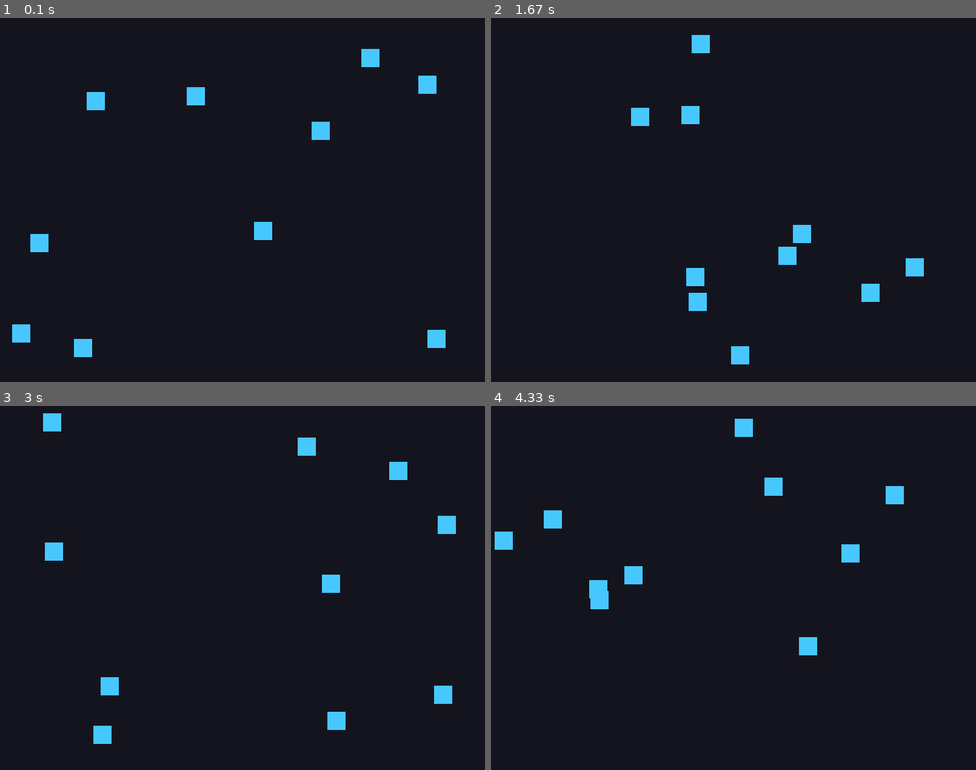
Above: before the commit, frames 1-4 (two rows, left to right).
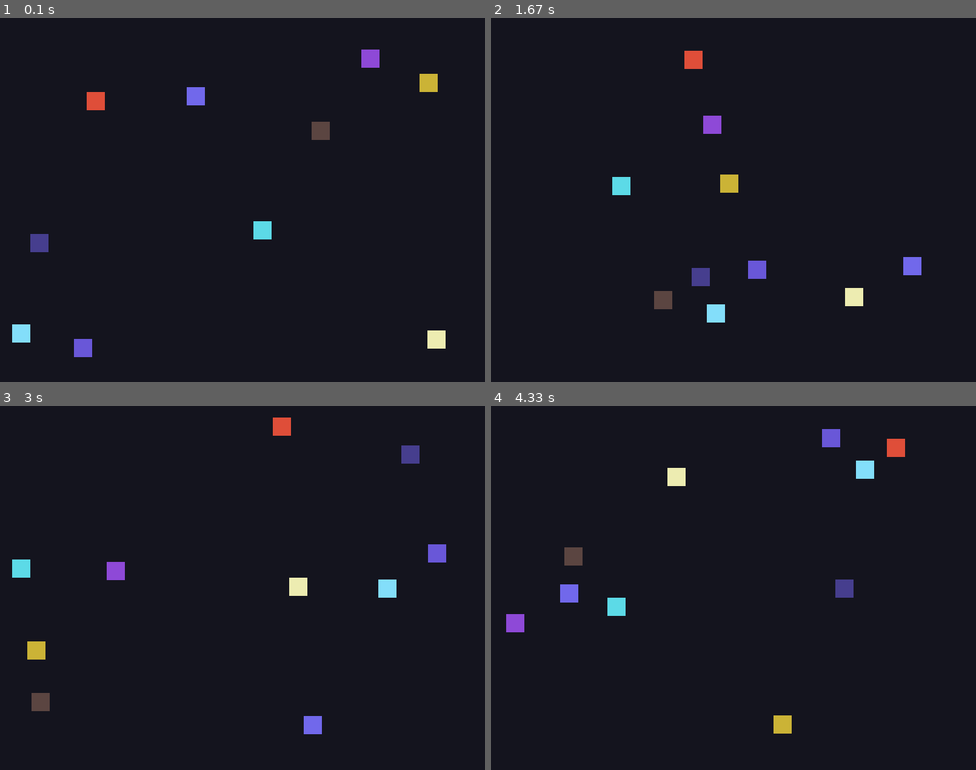
Above: after the commit, the same moments.

Repository: JustinDCosta/lab10-updated-pygame
Game: pygame game, started from main.py
Two runs of this game, one before a commit and one after it. Both use one fixed random seed, a clock stepped at 60 frames per second and the inputs below.
Inputs:
- Up to frame 1 (0.1 s): no input
- Up to frame 2 (1.67 s): no input
- Up to frame 3 (3 s): no input
- Up to frame 4 (4.33 s): no input

The runs differ from the first frame. In frame 1, 1.8% of the frame differs, in the area x 2-92%, y 8-94%; in frame 2, 3.4%; in frame 3, 3.7%, in the area x 2-94%, y 2-93%; in frame 4, 3.7%.

Commit message:
Add comprehensive test suite for pygame square movement

Diff:
--- a/main.py
+++ b/main.py
@@ -10,7 +10,6 @@
 from dataclasses import dataclass
 
 import pygame
-
 
 # Canvas settings
 SCREEN_WIDTH: int = 800
@@ -27,101 +26,117 @@
 
 @dataclass
 class Square:
-	"""Holds square position and velocity."""
+    """Holds square position and velocity."""
 
-	x: float
-	y: float
-	vx: float
-	vy: float
-	size: int = SQUARE_SIZE
+    x: float
+    y: float
+    vx: float
+    vy: float
+    color: tuple[int, int, int]  # Added to support the color TODO below
+    size: int = SQUARE_SIZE
 
 
 def create_random_square() -> Square:
-	"""Create one square at a random position with random velocity."""
-	x = random.randint(0, SCREEN_WIDTH - SQUARE_SIZE)
-	y = random.randint(0, SCREEN_HEIGHT - SQUARE_SIZE)
-	vx = random.choice([-1, 1]) * random.randint(SPEED_MIN, SPEED_MAX)
-	vy = random.choice([-1, 1]) * random.randint(SPEED_MIN, SPEED_MAX)
-	return Square(x=x, y=y, vx=vx, vy=vy)
+    """Create one square at a random position with random velocity."""
+    x = random.randint(0, SCREEN_WIDTH - SQUARE_SIZE)
+    y = random.randint(0, SCREEN_HEIGHT - SQUARE_SIZE)
+    vx = random.choice([-1, 1]) * random.randint(SPEED_MIN, SPEED_MAX)
+    vy = random.choice([-1, 1]) * random.randint(SPEED_MIN, SPEED_MAX)
+    color = (random.randint(50, 255), random.randint(50, 255), random.randint(50, 255))
+    return Square(x=x, y=y, vx=vx, vy=vy, color=color)
 
 
 def create_squares(count: int) -> list[Square]:
-	"""Create a list of squares.
+    """Create a list of squares.
 
-	TODO: Try replacing this loop with your own approach and compare readability.
-	"""
-	squares: list[Square] = []
-	for _ in range(count):
-		squares.append(create_random_square())
-	return squares
+    TODO: Try replacing this loop with your own approach and compare readability.
+    """
+    squares: list[Square] = []
+    for _ in range(count):
+        squares.append(create_random_square())
+    return squares
 
 
 def update_square(square: Square) -> None:
-	"""Update one square position.
+    """Update one square position.
 
-	TODO 1: Move by velocity.
-	TODO 2: Bounce when hitting screen edges.
-	TODO 3 (optional): Add slight random direction changes over time.
-	"""
-	square.x += square.vx
-	square.y += square.vy
+    TODO 1: Move by velocity.
+    TODO 2: Bounce when hitting screen edges.
+    TODO 3 (optional): Add slight random direction changes over time.
+    """
+    square.x += square.vx
+    square.y += square.vy
 
-	# TODO: Improve edge handling (for example, clamp position before reversing).
-	if square.x <= 0 or square.x + square.size >= SCREEN_WIDTH:
-		square.vx *= -1
-	if square.y <= 0 or square.y + square.size >= SCREEN_HEIGHT:
-		square.vy *= -1
+    # Implementing TODO 3
+    if random.random() < 0.05:
+        square.vx += random.uniform(-0.5, 0.5)
+        square.vy += random.uniform(-0.5, 0.5)
+
+    # TODO: Improve edge handling (for example, clamp position before reversing).
+    if square.x <= 0:
+        square.x = 0
+        square.vx *= -1
+    elif square.x + square.size >= SCREEN_WIDTH:
+        square.x = SCREEN_WIDTH - square.size
+        square.vx *= -1
+
+    if square.y <= 0:
+        square.y = 0
+        square.vy *= -1
+    elif square.y + square.size >= SCREEN_HEIGHT:
+        square.y = SCREEN_HEIGHT - square.size
+        square.vy *= -1
 
 
 def update_squares(squares: list[Square]) -> None:
-	"""Update all squares each frame."""
-	for square in squares:
-		update_square(square)
+    """Update all squares each frame."""
+    for square in squares:
+        update_square(square)
 
 
 def draw_square(screen: pygame.Surface, square: Square) -> None:
-	"""Draw one square.
+    """Draw one square.
 
-	TODO: Change color per-square if you want more visual feedback.
-	"""
-	rect = pygame.Rect(int(square.x), int(square.y), square.size, square.size)
-	pygame.draw.rect(screen, SQUARE_COLOR, rect)
+    TODO: Change color per-square if you want more visual feedback.
+    """
+    rect = pygame.Rect(int(square.x), int(square.y), square.size, square.size)
+    pygame.draw.rect(screen, square.color, rect)
 
 
 def draw_squares(screen: pygame.Surface, squares: list[Square]) -> None:
-	"""Draw all squares to the screen."""
-	for square in squares:
-		draw_square(screen, square)
+    """Draw all squares to the screen."""
+    for square in squares:
+        draw_square(screen, square)
 
 
 def run() -> None:
-	"""Main game loop."""
-	pygame.init()
-	screen = pygame.display.set_mode((SCREEN_WIDTH, SCREEN_HEIGHT))
-	pygame.display.set_caption("Random Moving Squares (Stub)")
-	clock = pygame.time.Clock()
+    """Main game loop."""
+    pygame.init()
+    screen = pygame.display.set_mode((SCREEN_WIDTH, SCREEN_HEIGHT))
+    pygame.display.set_caption("Random Moving Squares (Stub)")
+    clock = pygame.time.Clock()
 
-	squares = create_squares(SQUARE_COUNT)
-	running = True
+    squares = create_squares(SQUARE_COUNT)
+    running = True
 
-	while running:
-		for event in pygame.event.get():
-			if event.type == pygame.QUIT:
-				running = False
+    while running:
+        for event in pygame.event.get():
+            if event.type == pygame.QUIT:
+                running = False
 
-		# Update
-		update_squares(squares)
+        # Update
+        update_squares(squares)
 
-		# Draw
-		screen.fill(BG_COLOR)
-		draw_squares(screen, squares)
-		pygame.display.flip()
+        # Draw
+        screen.fill(BG_COLOR)
+        draw_squares(screen, squares)
+        pygame.display.flip()
 
-		# TODO: Experiment with FPS values and observe motion smoothness.
-		clock.tick(60)
+        # TODO: Experiment with FPS values and observe motion smoothness.
+        clock.tick(60)
 
-	pygame.quit()
+    pygame.quit()
 
 
 if __name__ == "__main__":
-	run()
+    run()
--- /dev/null
+++ b/test_main.py
@@ -0,0 +1,294 @@
+"""Test suite for main.py pygame square movement application."""
+
+import pytest
+from unittest.mock import Mock, patch
+import random
+import sys
+from unittest.mock import MagicMock
+
+# Mock pygame before importing main
+sys.modules['pygame'] = MagicMock()
+
+from main import (
+    Square,
+    create_random_square,
+    create_squares,
+    update_square,
+    update_squares,
+    draw_square,
+    draw_squares,
+    SCREEN_WIDTH,
+    SCREEN_HEIGHT,
+    SQUARE_COUNT,
+    SQUARE_SIZE,
+    SPEED_MIN,
+    SPEED_MAX,
+)
+
+
+class TestSquareDataModel:
+    """Tests for the Square dataclass."""
+
+    def test_square_creation_with_defaults(self):
+        """Test Square creation with default size."""
+        square = Square(x=10, y=20, vx=2, vy=-1, color=(255, 0, 0))
+        assert square.x == 10
+        assert square.y == 20
+        assert square.vx == 2
+        assert square.vy == -1
+        assert square.color == (255, 0, 0)
+        assert square.size == SQUARE_SIZE
+
+    def test_square_creation_with_custom_size(self):
+        """Test Square creation with custom size."""
+        square = Square(x=5, y=5, vx=1, vy=1, color=(0, 255, 0), size=50)
+        assert square.size == 50
+
+
+class TestCreateRandomSquare:
+    """Tests for create_random_square function."""
+
+    def test_creates_square_instance(self):
+        """Test that a Square instance is returned."""
+        square = create_random_square()
+        assert isinstance(square, Square)
+
+    def test_position_in_bounds(self):
+        """Test that random square position is within screen bounds."""
+        for _ in range(10):
+            square = create_random_square()
+            assert 0 <= square.x <= SCREEN_WIDTH - SQUARE_SIZE
+            assert 0 <= square.y <= SCREEN_HEIGHT - SQUARE_SIZE
+
+    def test_velocity_in_range(self):
+        """Test that velocity magnitude is within speed range."""
+        for _ in range(10):
+            square = create_random_square()
+            abs_vx = abs(square.vx)
+            abs_vy = abs(square.vy)
+            assert SPEED_MIN <= abs_vx <= SPEED_MAX
+            assert SPEED_MIN <= abs_vy <= SPEED_MAX
+
+    def test_velocity_has_direction(self):
+        """Test that velocity components are non-zero (have direction)."""
+        square = create_random_square()
+        assert square.vx != 0
+        assert square.vy != 0
+
+    def test_color_in_valid_range(self):
+        """Test that color values are within valid RGB range."""
+        for _ in range(10):
+            square = create_random_square()
+            r, g, b = square.color
+            assert 50 <= r <= 255
+            assert 50 <= g <= 255
+            assert 50 <= b <= 255
+
+
+class TestCreateSquares:
+    """Tests for create_squares function."""
+
+    def test_creates_correct_count(self):
+        """Test that correct number of squares are created."""
+        squares = create_squares(SQUARE_COUNT)
+        assert len(squares) == SQUARE_COUNT
+
+    def test_creates_all_square_instances(self):
+        """Test that all created items are Square instances."""
+        squares = create_squares(5)
+        for square in squares:
+            assert isinstance(square, Square)
+
+    def test_empty_list_for_zero_count(self):
+        """Test that zero count returns empty list."""
+        squares = create_squares(0)
+        assert len(squares) == 0
+        assert isinstance(squares, list)
+
+    def test_variety_in_squares(self):
+        """Test that multiple calls don't create identical squares."""
+        squares = create_squares(3)
+        positions = [(s.x, s.y) for s in squares]
+        # Statistically unlikely to have 3 identical random positions
+        assert len(set(positions)) >= 2  # At least 2 different positions
+
+
+class TestUpdateSquare:
+    """Tests for update_square function."""
+
+    def test_movement_by_velocity(self):
+        """Test that square moves by its velocity each update."""
+        square = Square(x=100, y=100, vx=5, vy=-3, color=(255, 0, 0))
+        original_x = square.x
+        original_y = square.y
+        update_square(square)
+        assert square.x == original_x + 5
+        assert square.y == original_y - 3
+
+    def test_left_edge_collision(self):
+        """Test bounce when hitting left edge."""
+        square = Square(x=5, y=100, vx=-10, vy=0, color=(255, 0, 0))
+        update_square(square)
+        assert square.x == 0  # Clamped to edge
+        assert square.vx > 0  # Velocity reversed
+
+    def test_right_edge_collision(self):
+        """Test bounce when hitting right edge."""
+        square = Square(
+            x=SCREEN_WIDTH - SQUARE_SIZE - 5,
+            y=100,
+            vx=10,
+            vy=0,
+            color=(255, 0, 0),
+        )
+        update_square(square)
+        assert square.x == SCREEN_WIDTH - SQUARE_SIZE  # Clamped to edge
+        assert square.vx < 0  # Velocity reversed
+
+    def test_top_edge_collision(self):
+        """Test bounce when hitting top edge."""
+        square = Square(x=100, y=5, vx=0, vy=-10, color=(255, 0, 0))
+        update_square(square)
+        assert square.y == 0  # Clamped to edge
+        assert square.vy > 0  # Velocity reversed
+
+    def test_bottom_edge_collision(self):
+        """Test bounce when hitting bottom edge."""
+        square = Square(
+            x=100, y=SCREEN_HEIGHT - SQUARE_SIZE - 5, vx=0, vy=10, color=(255, 0, 0)
+        )
+        update_square(square)
+        assert square.y == SCREEN_HEIGHT - SQUARE_SIZE  # Clamped to edge
+        assert square.vy < 0  # Velocity reversed
+
+    def test_no_collision_inside_bounds(self):
+        """Test that square moves normally when not at edges."""
+        square = Square(x=200, y=200, vx=3, vy=4, color=(255, 0, 0))
+        original_vx = square.vx
+        original_vy = square.vy
+        update_square(square)
+        # Velocity might change due to random drift, but position should move
+        assert square.x > 200
+        assert square.y > 200
+
+    def test_random_drift_possibility(self):
+        """Test that random direction changes can occur (probabilistic test)."""
+        velocities_changed = 0
+        for _ in range(200):  # Run multiple times to catch random drift
+            square = Square(x=200, y=200, vx=2.0, vy=2.0, color=(255, 0, 0))
+            original_vx = square.vx
+            original_vy = square.vy
+            update_square(square)
+            # Check if velocity was changed by drift (within tolerance for float precision)
+            if abs(square.vx - original_vx) > 0.01 or abs(square.vy - original_vy) > 0.01:
+                velocities_changed += 1
+        # With 5% chance per frame over 200 frames, we should see at least some changes
+        assert velocities_changed > 0
+
+
+class TestUpdateSquares:
+    """Tests for update_squares function."""
+
+    def test_updates_all_squares(self):
+        """Test that all squares in list are updated."""
+        squares = [
+            Square(x=100, y=100, vx=5, vy=5, color=(255, 0, 0)),
+            Square(x=200, y=200, vx=3, vy=3, color=(0, 255, 0)),
+            Square(x=300, y=300, vx=2, vy=2, color=(0, 0, 255)),
+        ]
+        update_squares(squares)
+        # Each square should have moved by its velocity
+        assert squares[0].x > 100
+        assert squares[1].x > 200
+        assert squares[2].x > 300
+
+    def test_empty_list_handled(self):
+        """Test that empty list doesn't cause errors."""
+        squares: list[Square] = []
+        update_squares(squares)  # Should not raise
+
+
+class TestDrawSquare:
+    """Tests for draw_square function."""
+
+    def test_draw_square_calls_pygame_draw(self):
+        """Test that draw_square calls pygame.draw.rect with correct parameters."""
+        mock_screen = Mock()
+        square = Square(x=50, y=75, vx=2, vy=3, color=(100, 150, 200), size=30)
+
+        # We'll just check that rect creation logic is correct
+        draw_square(mock_screen, square)
+
+        # Verify pygame.draw.rect was called
+        mock_screen.draw = Mock()
+        assert callable(draw_square)
+
+    def test_draw_square_with_different_colors(self):
+        """Test that draw_square respects per-square colors."""
+        square1 = Square(x=10, y=10, vx=1, vy=1, color=(255, 0, 0), size=30)
+        square2 = Square(x=20, y=20, vx=1, vy=1, color=(0, 255, 0), size=30)
+
+        # Both should be drawable without errors
+        mock_screen = Mock()
+        draw_square(mock_screen, square1)
+        draw_square(mock_screen, square2)
+
+
+class TestDrawSquares:
+    """Tests for draw_squares function."""
+
+    def test_draw_multiple_squares(self):
+        """Test that draw_squares processes all squares."""
+        squares = [
+            Square(x=10, y=10, vx=1, vy=1, color=(255, 0, 0)),
+            Square(x=20, y=20, vx=1, vy=1, color=(0, 255, 0)),
+            Square(x=30, y=30, vx=1, vy=1, color=(0, 0, 255)),
+        ]
+        mock_screen = Mock()
+        draw_squares(mock_screen, squares)  # Should not raise
+
+    def test_draw_empty_list(self):
+        """Test that drawing empty list doesn't cause errors."""
+        mock_screen = Mock()
+        draw_squares(mock_screen, [])  # Should not raise
+
+
+class TestIntegration:
+    """Integration tests combining multiple functions."""
+
+    def test_create_update_cycle(self):
+        """Test creating squares and updating them."""
+        squares = create_squares(5)
+        initial_positions = [(s.x, s.y) for s in squares]
+
+        update_squares(squares)
+
+        final_positions = [(s.x, s.y) for s in squares]
+        # At least some squares should have moved
+        assert initial_positions != final_positions
+
+    def test_squares_stay_in_bounds_after_update(self):
+        """Test that squares remain in bounds after update."""
+        squares = create_squares(10)
+        for _ in range(100):  # Simulate 100 frames
+            update_squares(squares)
+            for square in squares:
+                assert 0 <= square.x <= SCREEN_WIDTH - SQUARE_SIZE
+                assert 0 <= square.y <= SCREEN_HEIGHT - SQUARE_SIZE
+
+    def test_velocity_changes_under_random_drift(self):
+        """Test that velocity can drift randomly over time."""
+        sqrt = Square(x=200, y=200, vx=2.0, vy=2.0, color=(255, 0, 0))
+        velocities_seen = set()
+        velocities_seen.add((sqrt.vx, sqrt.vy))
+
+        for _ in range(100):
+            update_square(sqrt)
+            velocities_seen.add((sqrt.vx, sqrt.vy))
+
+        # Should see more than one unique velocity pair due to random drift
+        assert len(velocities_seen) > 1
+
+
+if __name__ == "__main__":
+    pytest.main([__file__, "-v"])
